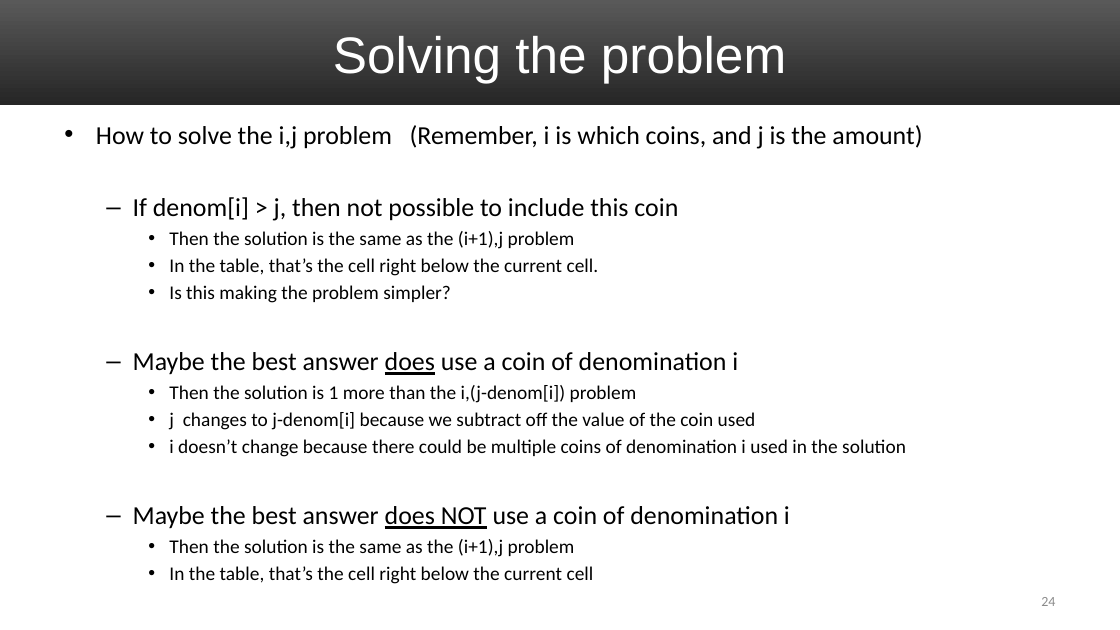
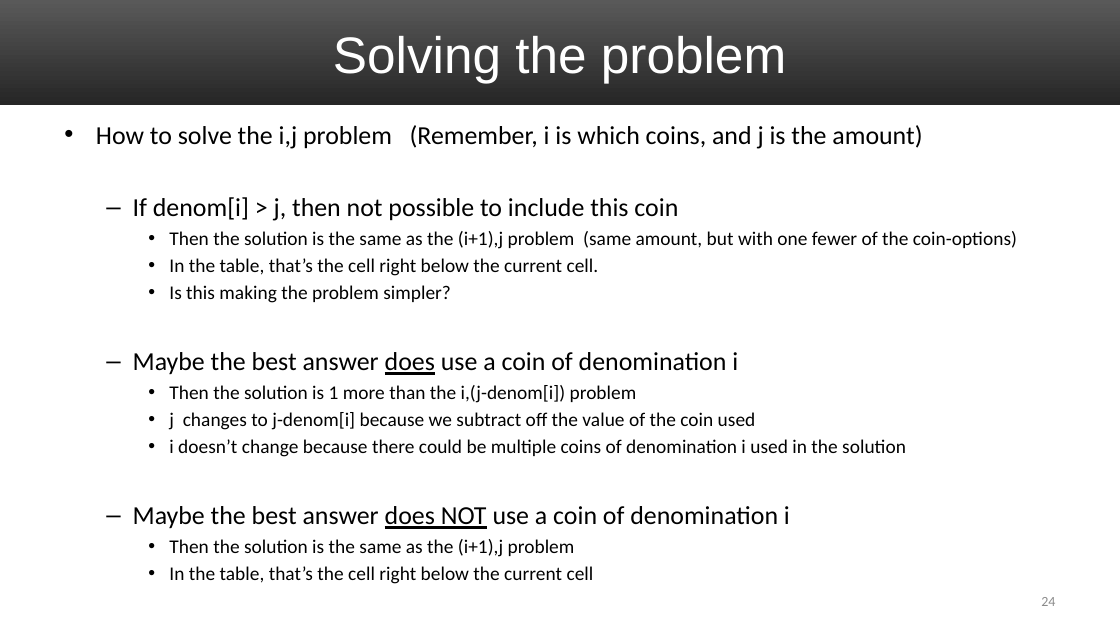
Before and after one commit to uva-cs/cs4102-f21, a slide deck: slide 24 of slides/DP_Greedy_coinChange.pptx. Drawn at 1120x630 pixels with LibreOffice and Linux fonts; fonts in the diff are those of the drawing. Boxes give left, top, right and bottom in pixels: in the first picture for what was removed or moved away, otherwise in the second. Text is boxed around its words. In the diff, an @@ line names an element or a change of style, - is before the commit and + after.

Commit message:
yet another small improvements to coin changing slides

```diff
--- a/slides/DP_Greedy_coinChange.pptx
+++ b/slides/DP_Greedy_coinChange.pptx
@@ text at [169,231,1017,249]: text changed @@
-    • Then the solution is the same as the (i+1),j problem
+    • Then the solution is the same as the (i+1),j problem (same amount, but with one fewer of the coin-options)
```
Also in this commit, not shown: 2 other slides changed.
